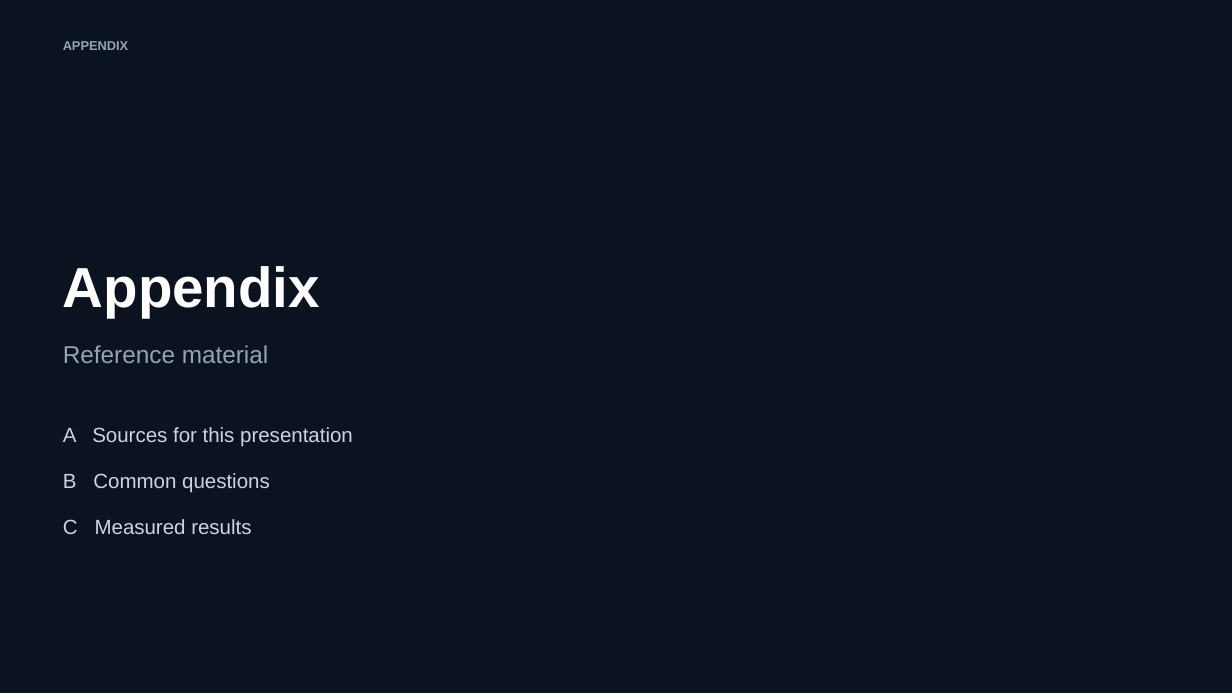
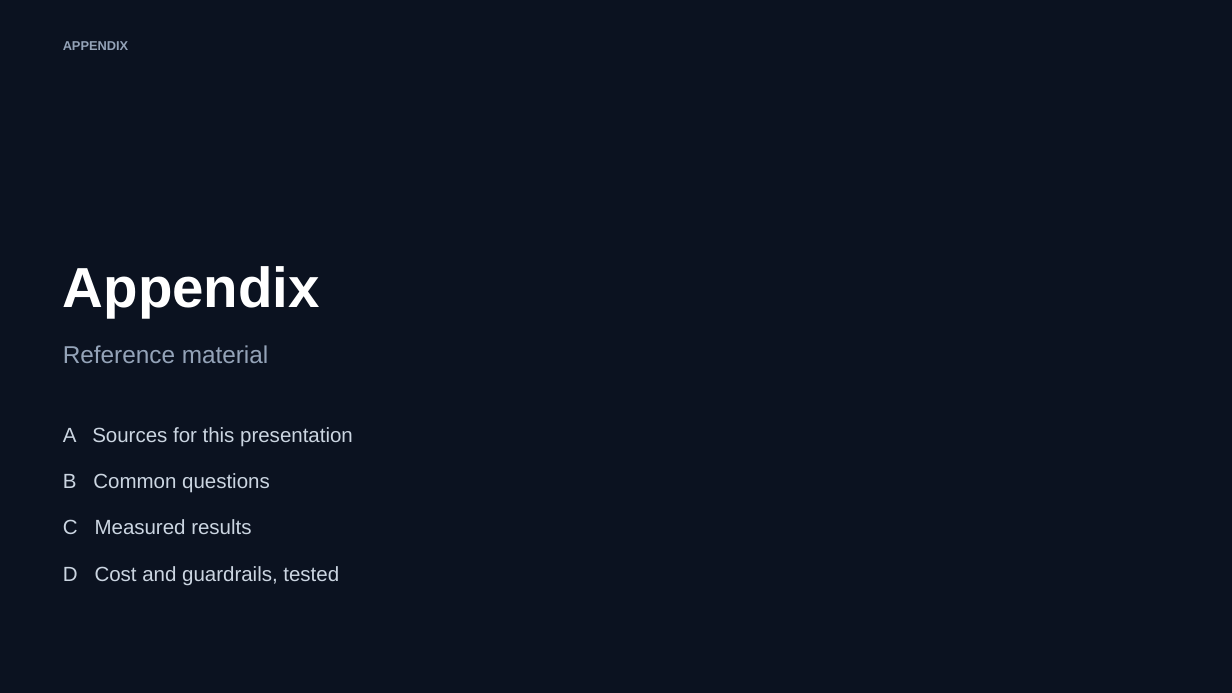
Before and after one commit to chizeni24/komodor-production-lab, a slide deck: slide 14 of docs/presentation/KAOP_Customer_Pitch.pptx. Drawn at 1232x693 pixels with LibreOffice and Linux fonts; fonts in the diff are those of the drawing. Boxes give left, top, right and bottom in pixels: in the first picture for what was removed or moved away, otherwise in the second. Text is boxed around its words. In the diff, an @@ line names an element or a change of style, - is before the commit and + after.

```diff
--- a/docs/presentation/KAOP_Customer_Pitch.pptx
+++ b/docs/presentation/KAOP_Customer_Pitch.pptx
@@ text added at box(63, 566, 339, 585), 16 pt, text #CBD5E1 @@
+D Cost and guardrails, tested
```
Also in this commit, not shown: 2 other slides changed, 1 slide added, 1 other file.
